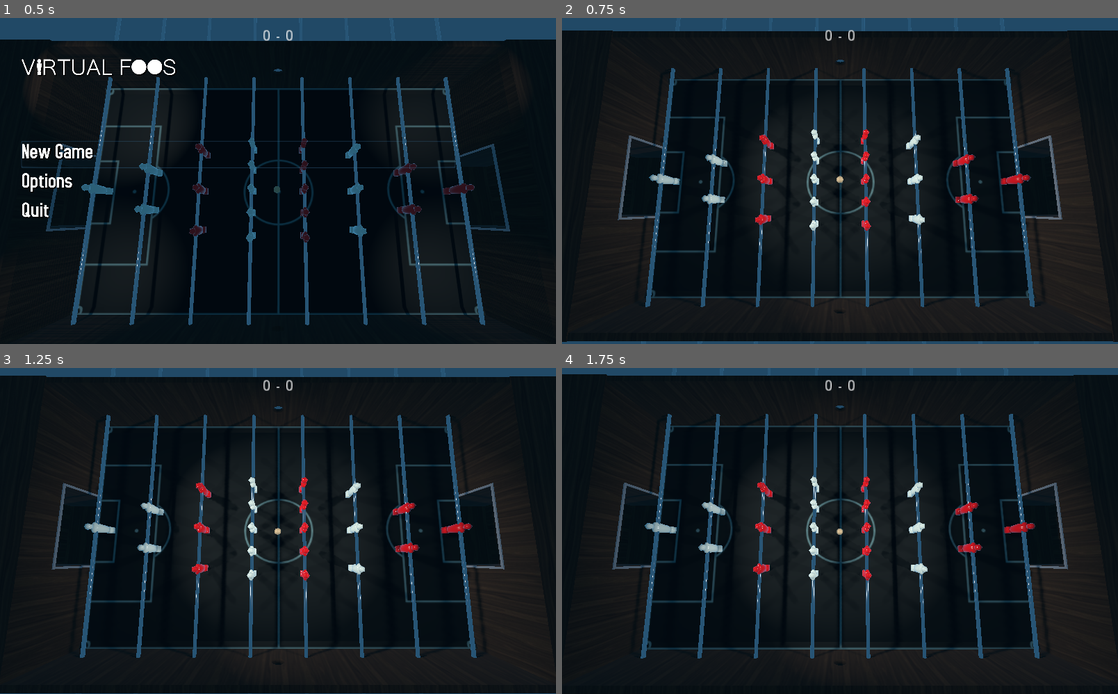
Above: before the commit, frames 1-4 (two rows, left to right).
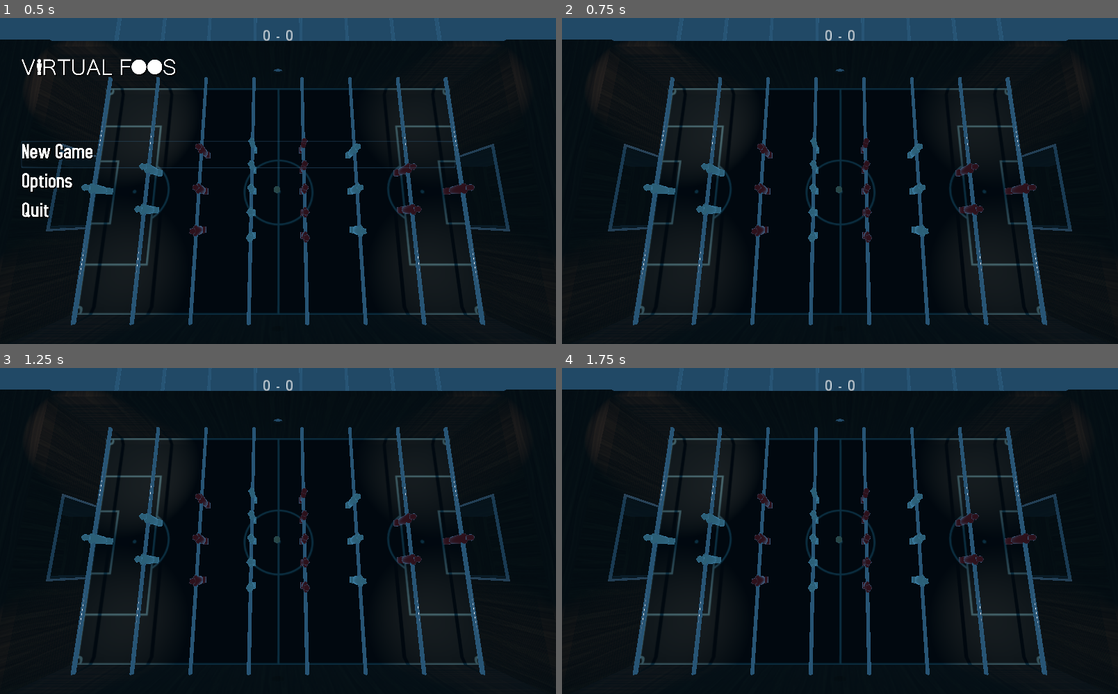
Above: after the commit, the same moments.

Repository: acarrasco/foosball
Game: Godot game, scene res://Game.tscn
Same seed, same stepped clock (60 frames per second), same inputs: the game is played once before the commit and once after it.
Inputs (mouse positions are in pixels of both pictures, inside the frame that each line leads up to):
- Up to frame 1 (0.5 s): no input
- Up to frame 2 (0.75 s): click (801, 154) at 0.5 s
- Up to frame 3 (1.25 s): no input
- Up to frame 4 (1.75 s): move the mouse to (962, 514) at 1.27 s

Frame 1 is identical in both runs. In frame 2, 21% of the frame differs, in the area x 0-100%, y 0-100%; in frame 3, 20%; in frame 4, 20%.
Error after the commit: Parse Error: The class "Room" shadows a native class. (res://Room.gd:1)

Commit message:
some static typing changes

Diff:
--- a/Ball.gd
+++ b/Ball.gd
@@ -1,3 +1,4 @@
+class_name Ball
 extends RigidBody
 
 
@@ -33,7 +34,7 @@
 	reset_request = false
 	translation = Vector3(0, 10, 0)
 	linear_velocity = Vector3(0, 0, 0)
-	#angular_velocity = Vector3(0, 0, 0)
+	angular_velocity = Vector3(0, 0, 0)
 	nudge()
 
 func _ready():
--- a/InputOptions.gd
+++ b/InputOptions.gd
@@ -8,4 +8,3 @@
 # Called every frame. 'delta' is the elapsed time since the previous frame.
 #func _process(delta):
 #	pass
-maps
--- a/Menu.gd
+++ b/Menu.gd
@@ -1,6 +1,6 @@
 extends Control
 
-var room: Spatial = null
+var room: Room = null
 
 # Called when the node enters the scene tree for the first time.
 func _ready():
--- a/Room.gd
+++ b/Room.gd
@@ -1,3 +1,4 @@
+class_name Room
 extends Spatial
 
 
--- a/ScoreDetector.gd
+++ b/ScoreDetector.gd
@@ -2,13 +2,13 @@
 
 signal score_changed(score)
 
-export var score = 0 setget _set_score
+export var score: int = 0 setget _set_score
 
-func _set_score(new_score):
+func _set_score(new_score: int) -> void:
 	score = new_score
 	emit_signal("score_changed", score)
 
-func _on_ScoreDetector_body_entered(body):
-	if body.has_method("reset"):
+func _on_ScoreDetector_body_entered(body: Ball):
+	if body:
 		_set_score(score + 1)
 		body.reset()
--- a/project.godot
+++ b/project.godot
@@ -8,9 +8,20 @@
 
 config_version=4
 
-_global_script_classes=[  ]
+_global_script_classes=[ {
+"base": "RigidBody",
+"class": "Ball",
+"language": "GDScript",
+"path": "res://Ball.gd"
+}, {
+"base": "Spatial",
+"class": "Room",
+"language": "GDScript",
+"path": "res://Room.gd"
+} ]
 _global_script_class_icons={
-
+"Ball": "",
+"Room": ""
 }
 
 [application]
